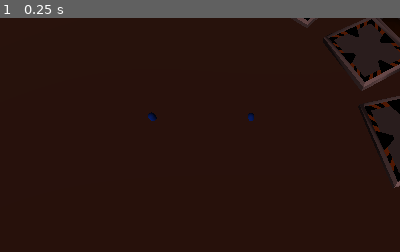
Above: before the commit, frame 1.
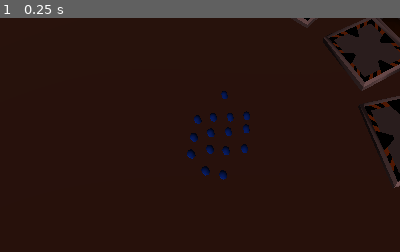
Above: after the commit, the same moment.

Repository: AngryCyboot/LD52
Game: Godot game, scene res://Scènes/Scene principale.tscn
The game is run twice, just before and just after one commit, with the same random seed, the same clock (stepped at 60 frames per second) and the same inputs.
Inputs:
- Up to frame 1 (0.25 s): no input
The pictures show only the part of the screen within x 15-65%, y 50-100%; the shares and areas given below are measured in that part.

The runs differ from the first frame. In frame 1, 0.9% of the frame differs, in the area x 37-64%, y 31-70%.

Commit message:
survivors !!

Diff:
--- a/GodotFiles/Scènes/Scene principale.tscn
+++ b/GodotFiles/Scènes/Scene principale.tscn
@@ -22,11 +22,52 @@
 light_color = Color( 0.890196, 0.658824, 0.658824, 1 )
 light_energy = 0.56
 
-[node name="Survivant" parent="." instance=ExtResource( 2 )]
-transform = Transform( 1, 0, 0, 0, 1, 0, 0, 0, 1, -2.2973, 0, 18.6698 )
+[node name="Survivors" type="Spatial" parent="."]
 
-[node name="Survivant2" parent="." instance=ExtResource( 2 )]
-transform = Transform( 1, 0, 0, 0, 1, 0, 0, 0, 1, -10.1383, 0, 18.6698 )
+[node name="Survivant" parent="Survivors" instance=ExtResource( 2 )]
+transform = Transform( 1, 0, 0, 0, 1, 0, 0, 0, 1, -2.60425, 0, 19.5884 )
+
+[node name="Survivant2" parent="Survivors" instance=ExtResource( 2 )]
+transform = Transform( 1, 0, 0, 0, 1, 0, 0, 0, 1, -3.94114, 0, 21.1761 )
+
+[node name="Survivant3" parent="Survivors" instance=ExtResource( 2 )]
+transform = Transform( 1, 0, 0, 0, 1, 0, 0, 0, 1, -5.27109, 0, 18.6925 )
+
+[node name="Survivant4" parent="Survivors" instance=ExtResource( 2 )]
+transform = Transform( 1, 0, 0, 0, 1, 0, 0, 0, 1, -6.48841, 0, 18.8778 )
+
+[node name="Survivant5" parent="Survivors" instance=ExtResource( 2 )]
+transform = Transform( 1, 0, 0, 0, 1, 0, 0, 0, 1, -2.64481, 0, 18.5911 )
+
+[node name="Survivant6" parent="Survivors" instance=ExtResource( 2 )]
+transform = Transform( 1, 0, 0, 0, 1, 0, 0, 0, 1, -3.94114, 0, 18.6698 )
+
+[node name="Survivant7" parent="Survivors" instance=ExtResource( 2 )]
+transform = Transform( 1, 0, 0, 0, 1, 0, 0, 0, 1, -5.27109, 0, 19.8991 )
+
+[node name="Survivant8" parent="Survivors" instance=ExtResource( 2 )]
+transform = Transform( 1, 0, 0, 0, 1, 0, 0, 0, 1, -6.42144, 0.0863113, 21.4324 )
+
+[node name="Survivant9" parent="Survivors" instance=ExtResource( 2 )]
+transform = Transform( 1, 0, 0, 0, 1, 0, 0, 0, 1, -3.94114, 0, 19.8203 )
+
+[node name="Survivant10" parent="Survivors" instance=ExtResource( 2 )]
+transform = Transform( 1, 0, 0, 0, 1, 0, 0, 0, 1, -4.65485, 0, 16.803 )
+
+[node name="Survivant11" parent="Survivors" instance=ExtResource( 2 )]
+transform = Transform( 1, 0, 0, 0, 1, 0, 0, 0, 1, -5.1309, 0, 21.086 )
+
+[node name="Survivant12" parent="Survivors" instance=ExtResource( 2 )]
+transform = Transform( 1, 0, 0, 0, 1, 0, 0, 0, 1, -5.19895, 0, 22.4949 )
+
+[node name="Survivant13" parent="Survivors" instance=ExtResource( 2 )]
+transform = Transform( 1, 0, 0, 0, 1, 0, 0, 0, 1, -6.48841, 0, 20.2371 )
+
+[node name="Survivant14" parent="Survivors" instance=ExtResource( 2 )]
+transform = Transform( 1, 0, 0, 0, 1, 0, 0, 0, 1, -2.60425, 0, 21.0333 )
+
+[node name="Survivant15" parent="Survivors" instance=ExtResource( 2 )]
+transform = Transform( 1, 0, 0, 0, 1, 0, 0, 0, 1, -3.94114, 0, 22.749 )
 
 [node name="Base" parent="." instance=ExtResource( 1 )]
 
